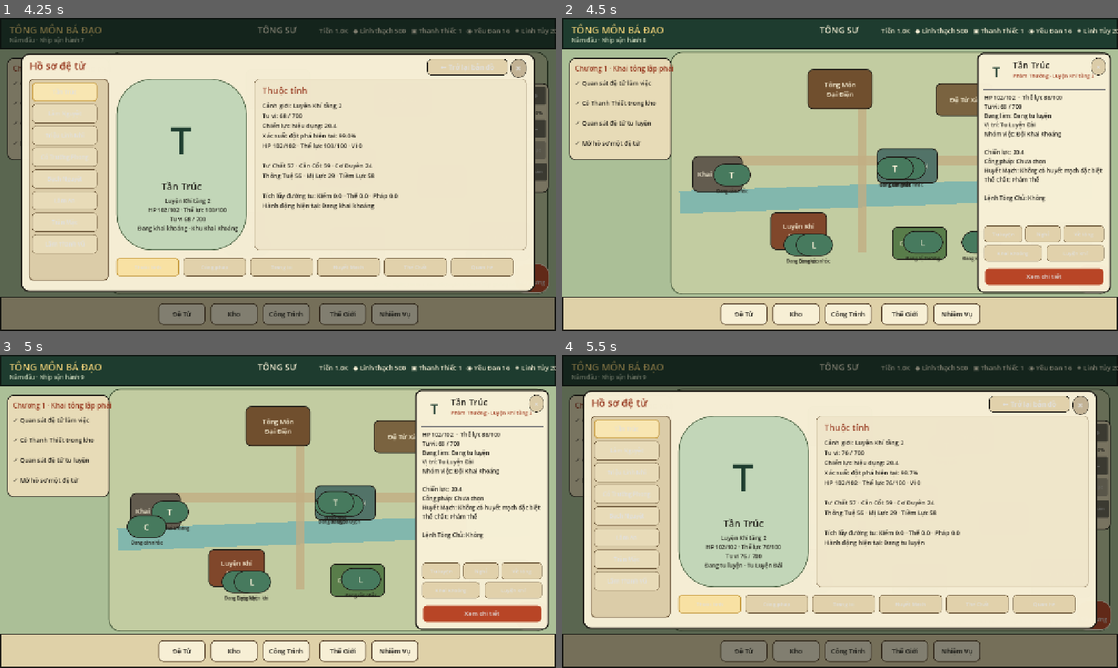
Above: before the commit, frames 1-4 (two rows, left to right).
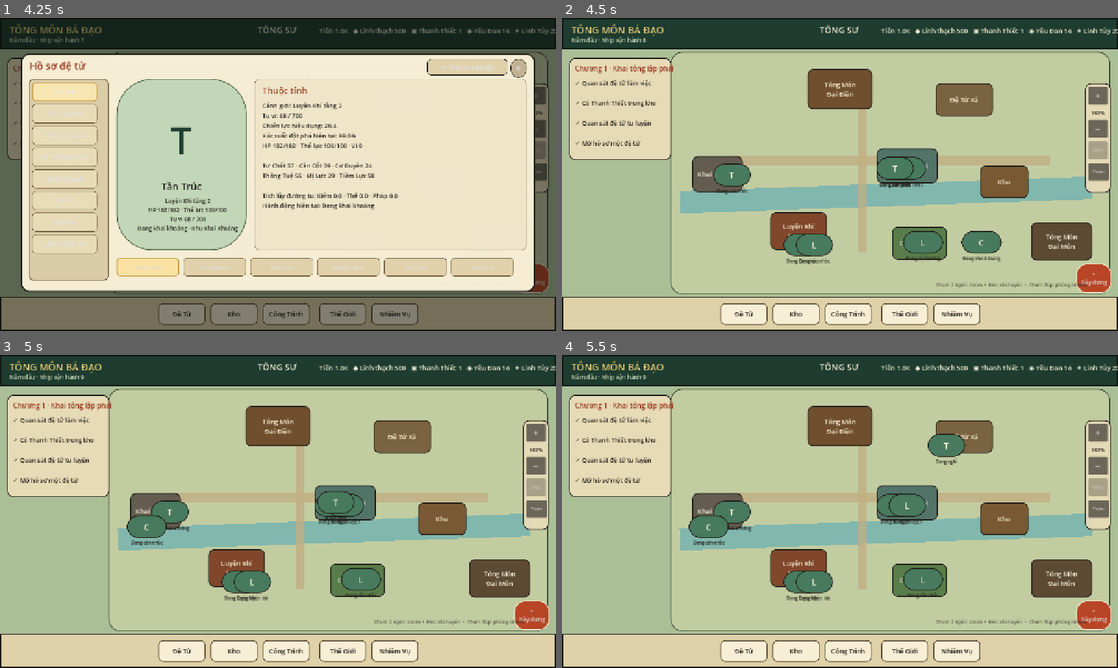
Above: after the commit, the same moments.

Repository: vuanhtuan161094-byte/TongMonBaDao
Game: Godot game, scene res://scenes/p3/p3_2_landscape_sect.tscn
The game is run twice, just before and just after one commit, with the same random seed, the same clock (stepped at 60 frames per second) and the same inputs.
Inputs (mouse positions are in pixels of both pictures, inside the frame that each line leads up to):
- Up to frame 1 (4.25 s): click "Đệ Tử" at 0.5 s; click "Kho" at 1.25 s; click "Công Trình" at 2 s; click "Thế Giới" at 2.75 s; click "Nhiệm Vụ" at 3.5 s
- Up to frame 2 (4.5 s): click "← Trở lại bản đồ" at 4.25 s
- Up to frame 3 (5 s): no input
- Up to frame 4 (5.5 s): click (1045, 614) at 5 s, where only the run before the commit has a clickable "Xem chi tiết"

Frame 1 is identical in both runs. In frame 2, 18% of the frame differs, in the area x 67-99%, y 10-88%; in frame 3, 18%; in frame 4, 79%, in the area x 0-100%, y 1-100%.

Commit message:
Refine disciple flow context restoration

Diff:
--- a/godot/src/presentation/p3_2_landscape_sect.gd
+++ b/godot/src/presentation/p3_2_landscape_sect.gd
@@ -33,6 +33,7 @@
 var disciple_summary_meta: Label
 var disciple_summary_body: Label
 var summary_feedback := ""
+var deep_restore_summary := false
 var screen_pointer_dragged := false
 var mouse_pointer_dragged := false
 
@@ -379,6 +380,8 @@
     touch_points.clear()
     last_pinch_distance = 0.0
     mouse_panning = false
+    screen_pointer_dragged = false
+    mouse_pointer_dragged = false
 
 func _open_building(destination: StringName) -> void:
     _close_disciple_summary(true)
@@ -397,6 +400,7 @@
         if ids.is_empty():
             return
         var target_id := selected_id if selected_id != &"" and state.disciples.has(selected_id) else StringName(ids[0])
+        deep_restore_summary = false
         _open_disciple_deep_screen(target_id, "Thuộc tính")
         return
     super._bottom_action(action)
@@ -461,6 +465,7 @@
 
     if focused_kind == &"disciple":
         _refresh_focused_disciple_point()
+    _refresh_disciple_summary_content()
 
 func _actor_anchor_offset(actor: Control) -> Vector2:
     if actor is ModularDiscipleActor:
@@ -725,6 +730,7 @@
 func _open_selected_disciple_detail() -> void:
     if selected_id == &"" or not state.disciples.has(selected_id):
         return
+    deep_restore_summary = true
     _open_disciple_deep_screen(selected_id, "Thuộc tính")
 
 func _open_disciple_deep_screen(disciple_id: StringName, tab_name: String = "Thuộc tính") -> void:
@@ -864,10 +870,22 @@
 
 func _return_to_disciple_summary() -> void:
     _clear_popup()
-    if selected_id != &"" and state.disciples.has(selected_id):
+    if deep_restore_summary and selected_id != &"" and state.disciples.has(selected_id):
+        _restore_selected_focus_marker()
         _show_disciple_summary()
         return
     _close_disciple_summary(true)
+
+func _restore_selected_focus_marker() -> void:
+    if selected_id == &"" or not state.disciples.has(selected_id):
+        return
+    var key := str(selected_id)
+    if not actor_nodes.has(key):
+        return
+    var actor: Control = actor_nodes[key] as Control
+    var disciple: DiscipleState = state.disciples[selected_id]
+    var point := actor.position + actor.size * 0.5
+    _set_focus_target(point, &"disciple", selected_id, disciple.display_name, false)
 
 func _tab_notice(tab_name: String) -> void:
     _open_disciple_tab(tab_name)
